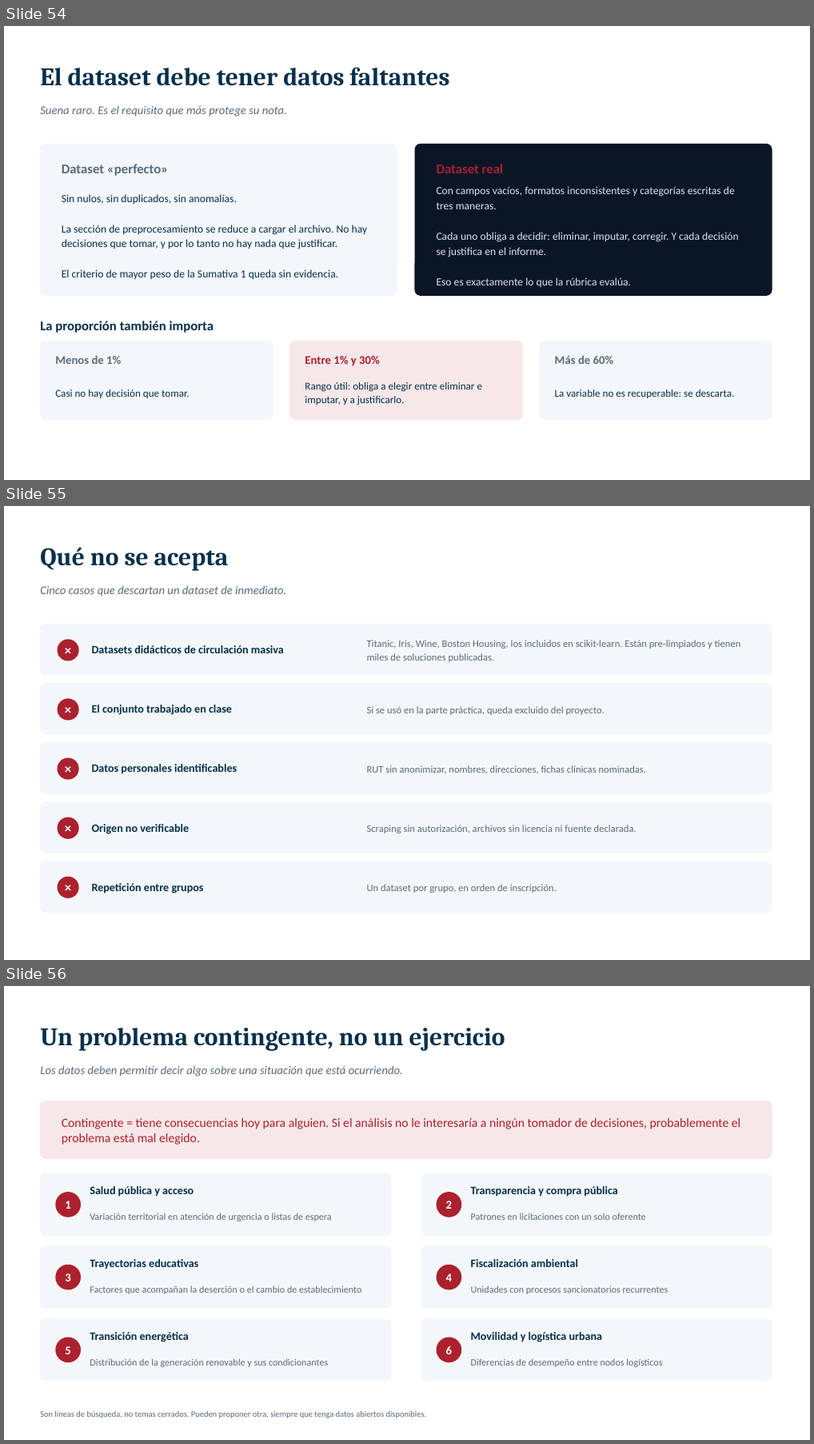
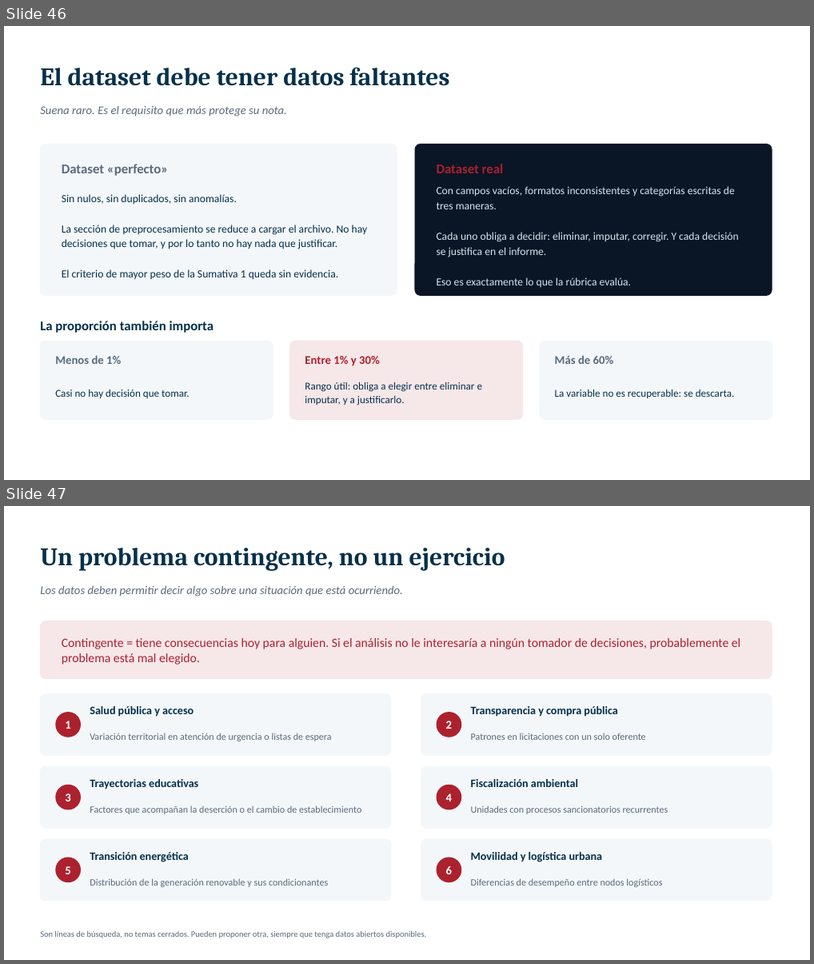
Before and after one commit to magistercienciadatos/Material_Didactico_Semana1, a slide deck: 1_Presentación_Semana1/MCDI500_Semana_1.pptx. Shown one above the other, each under a label of ours: slides 54, 55 and 56 before the commit, slides 46 and 47 after it. The pictures are 814x1444 and 814x964 pixels, drawn with LibreOffice and Linux fonts; fonts in the diff are those of the drawing. Boxes give left, top, right and bottom in pixels: in the first picture for what was removed or moved away, otherwise in the second. Text is boxed around its words. In the diff, an @@ line names an element or a change of style, - is before the commit and + after.

```diff
--- a/1_Presentación_Semana1/MCDI500_Semana_1.pptx
+++ b/1_Presentación_Semana1/MCDI500_Semana_1.pptx
@@ slide 55 removed at [4,506,810,960], background #FFFFFF @@
@@ text removed at [40,547,229,571] @@
-Qué no se acepta
@@ text removed at [40,586,286,596] @@
-Cinco casos que descartan un dataset de inmediato.
@@ rounded rectangle removed at [40,624,772,675] @@
@@ ellipse removed at [58,639,79,661] @@
@@ text removed at [58,639,79,661] @@
-×
@@ text removed at [92,645,284,653] @@
-Datasets didácticos de circulación masiva
@@ text removed at [367,640,742,662] @@
-Titanic, Iris, Wine, Boston Housing, los incluidos en scikit-learn. Están pre-limpiados y tienen miles de soluciones publicadas.
@@ rounded rectangle removed at [40,684,772,734] @@
@@ ellipse removed at [58,698,79,720] @@
@@ text removed at [58,698,79,720] @@
-×
@@ text removed at [92,704,232,715] @@
-El conjunto trabajado en clase
@@ text removed at [367,706,605,715] @@
-Si se usó en la parte práctica, queda excluido del proyecto.
@@ rounded rectangle removed at [40,743,772,793] @@
@@ ellipse removed at [58,758,79,780] @@
@@ text removed at [58,758,79,780] @@
-×
@@ text removed at [92,764,237,774] @@
-Datos personales identificables
@@ text removed at [367,765,647,774] @@
-RUT sin anonimizar, nombres, direcciones, fichas clínicas nominadas.
@@ rounded rectangle removed at [40,802,772,852] @@
@@ ellipse removed at [58,817,79,839] @@
@@ text removed at [58,817,79,839] @@
-×
@@ text removed at [92,824,189,834] @@
-Origen no verificable
@@ text removed at [367,824,637,833] @@
-Scraping sin autorización, archivos sin licencia ni fuente declarada.
@@ rounded rectangle removed at [40,861,772,912] @@
@@ ellipse removed at [58,876,79,898] @@
@@ text removed at [58,876,79,898] @@
-×
@@ text removed at [92,883,204,893] @@
-Repetición entre grupos
@@ text removed at [367,884,557,892] @@
-Un dataset por grupo, en orden de inscripción.
@@ what was slide 54 is now slide 46 @@
@@ what was slide 56 is now slide 47 @@
```
Also in this commit, not shown: 2 slides changed, 2 slides added, 16 other slides removed, 7 other files.
